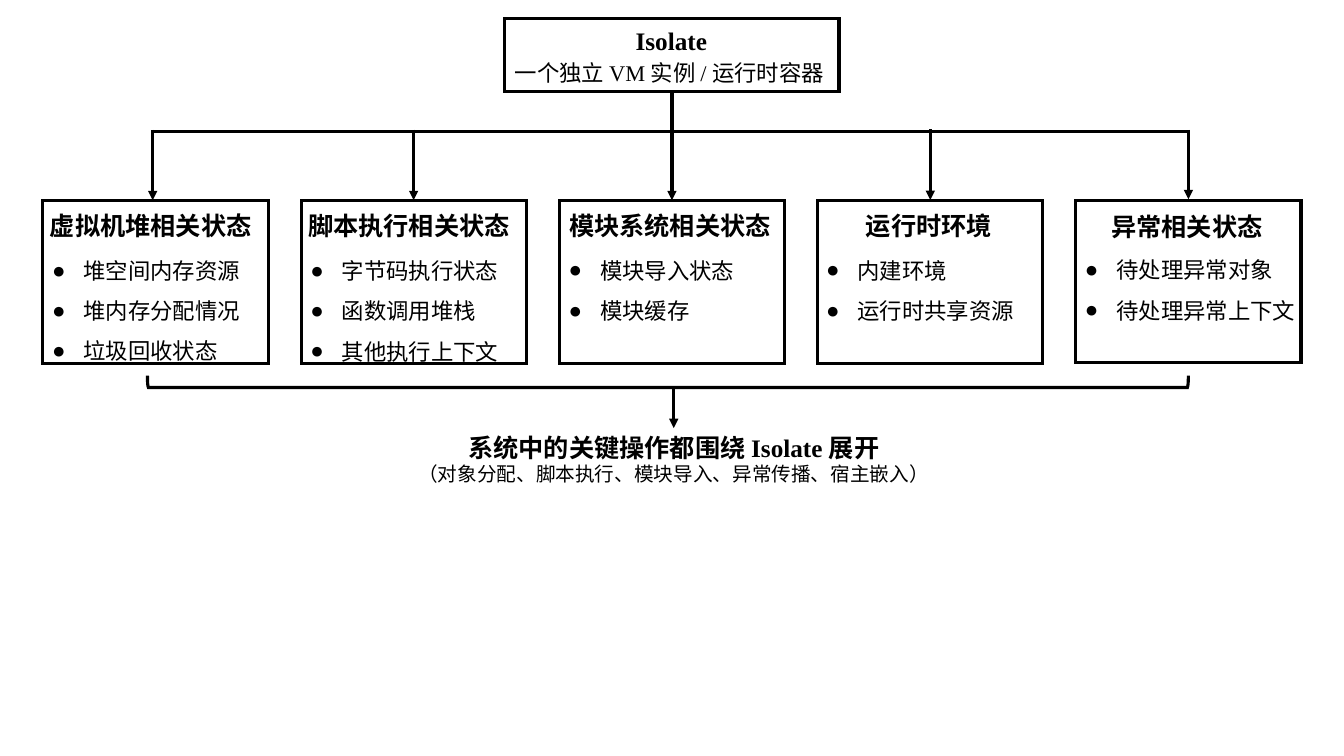
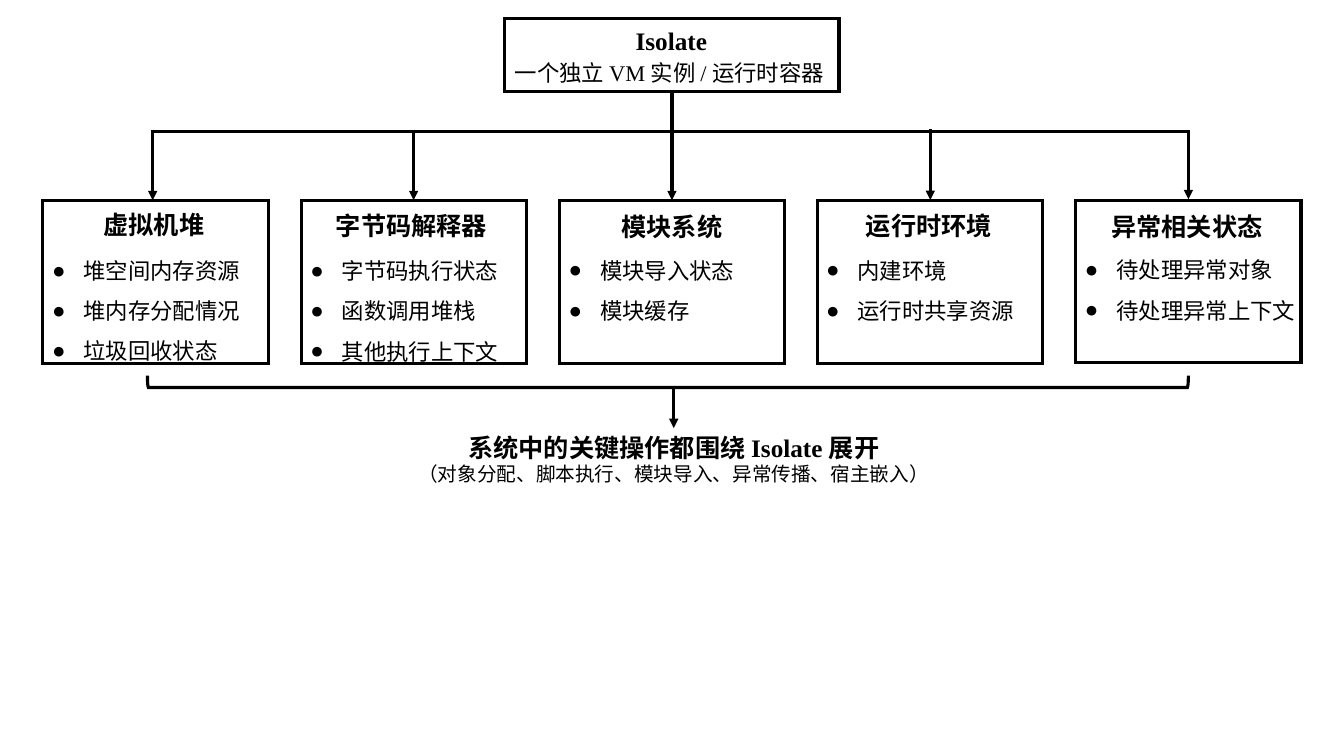
Before and after one commit to WU-SUNFLOWER/S.A.A.U.S.O, a slide deck: slide 6 of docs/thesis/pictures.pptx. Drawn at 1344x756 pixels with LibreOffice and Linux fonts; fonts in the diff are those of the drawing. Boxes give left, top, right and bottom in pixels: in the first picture for what was removed or moved away, otherwise in the second. Text is boxed around its words. In the diff, an @@ line names an element or a change of style, - is before the commit and + after.

```diff
--- a/docs/thesis/pictures.pptx
+++ b/docs/thesis/pictures.pptx
@@ text at [103, 212, 204, 237]: text changed @@
-虚拟机堆相关状态
+虚拟机堆
@@ text at [336, 213, 487, 238]: text changed @@
-脚本执行相关状态
+字节码解释器
@@ text at [621, 214, 722, 239]: text changed @@
-模块系统相关状态
+模块系统
```
